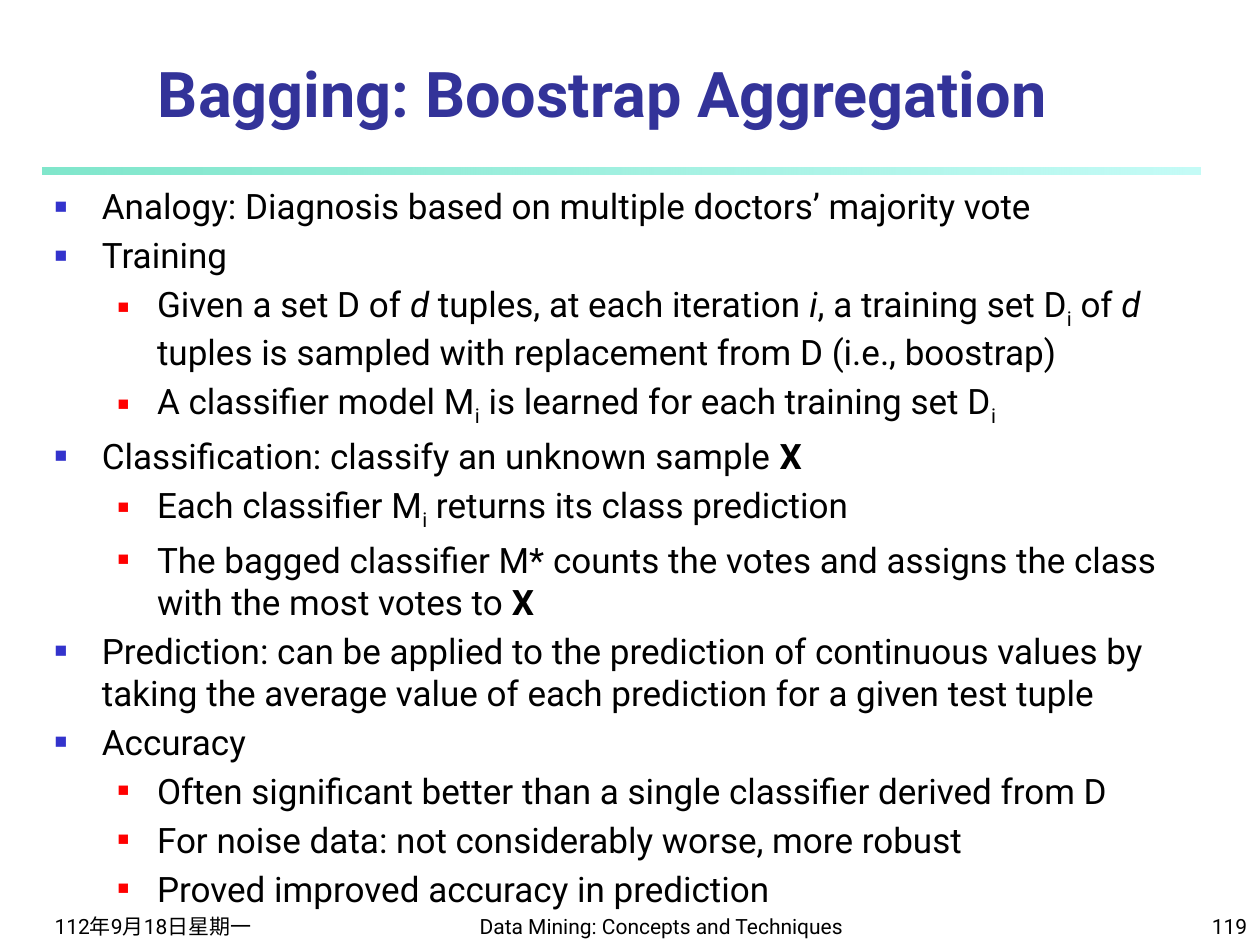
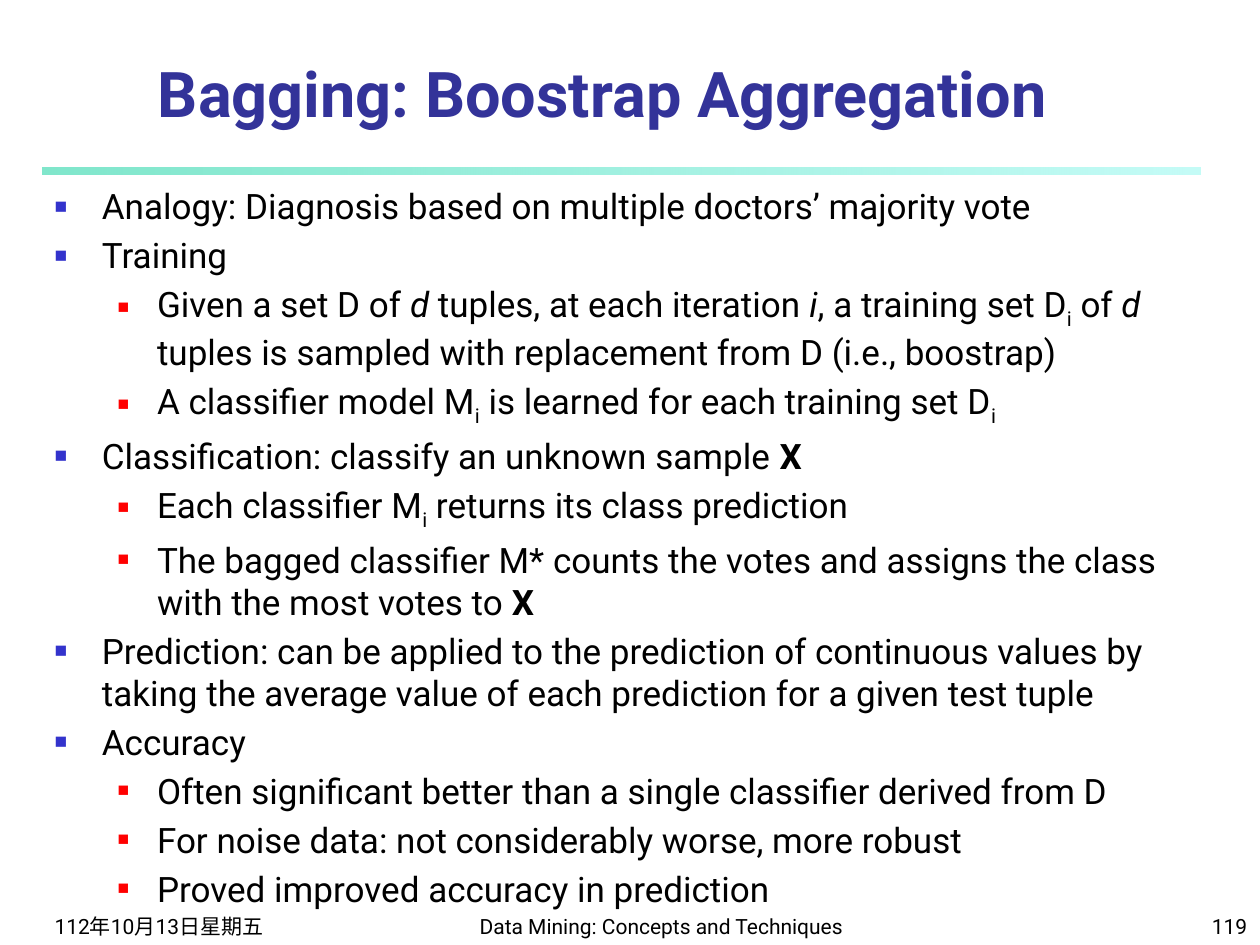
Before and after one commit to carina419/NTUST, a slide deck: slide 119 of MI5130701 資料探勘 Data Mining/20230919/2-new - Classification 0919.pptx. Drawn at 1260x945 pixels with LibreOffice and Linux fonts; fonts in the diff are those of the drawing. Boxes give left, top, right and bottom in pixels: in the first picture for what was removed or moved away, otherwise in the second. Text is boxed around its words. In the diff, an @@ line names an element or a change of style, - is before the commit and + after.

```diff
--- a/MI5130701 資料探勘 Data Mining/20230919/2-new - Classification 0919.pptx
+++ b/MI5130701 資料探勘 Data Mining/20230919/2-new - Classification 0919.pptx
@@ text at (55, 916, 264, 936): text changed @@
-112年9月18日星期一
+112年10月13日星期五
```
Also in this commit, not shown: 99 other slides changed.
